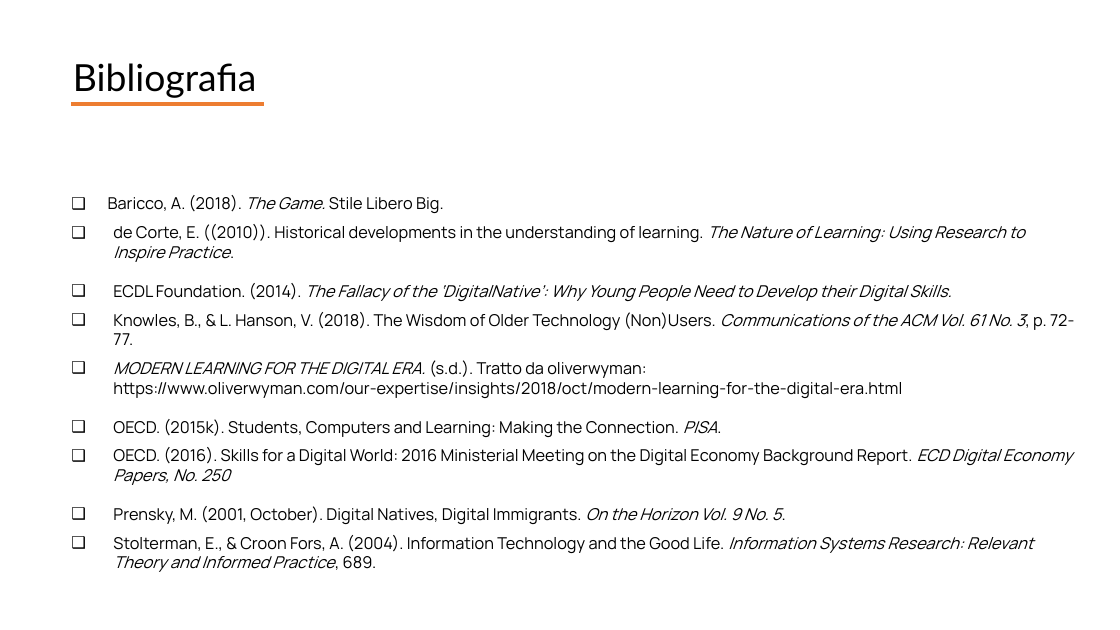
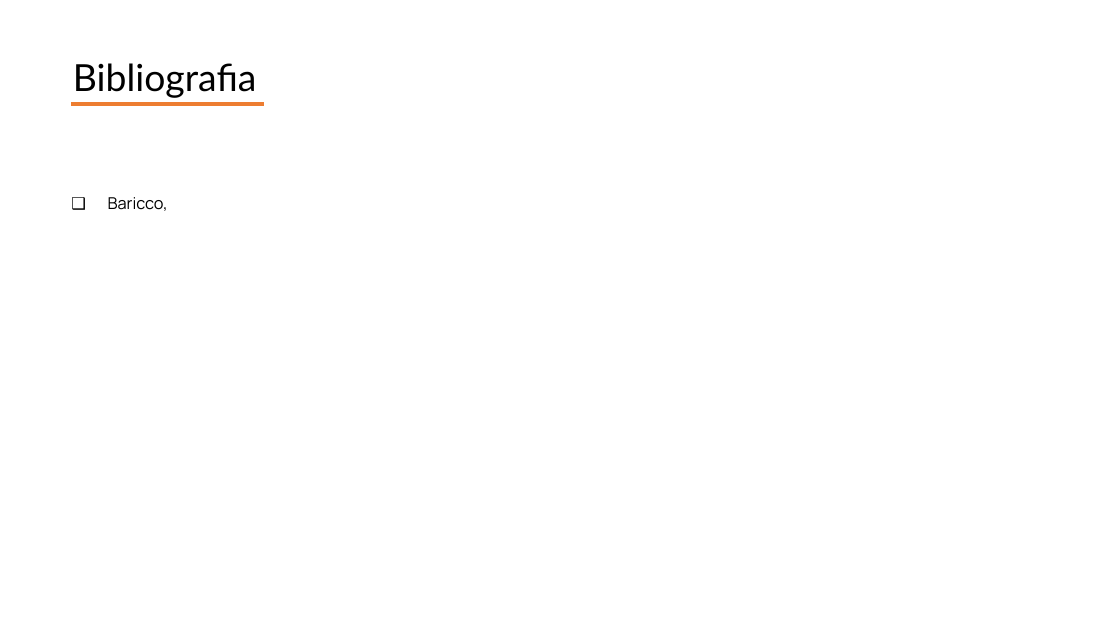
Before and after one commit to giocoal/air-quality-milano-interactive-data-visualization-tableau, a slide deck: slide 20 of Report/Report_progetto_Carbone_Cavallaro_Marconzini_Scuri.pptx (slide 12 before the commit). Drawn at 1120x630 pixels with LibreOffice and Linux fonts; fonts in the diff are those of the drawing. Boxes give left, top, right and bottom in pixels: in the first picture for what was removed or moved away, otherwise in the second. Text is boxed around its words. In the diff, an @@ line names an element or a change of style, - is before the commit and + after.

Commit message:
ppt

```diff
--- a/Report/Report_progetto_Carbone_Cavallaro_Marconzini_Scuri.pptx
+++ b/Report/Report_progetto_Carbone_Cavallaro_Marconzini_Scuri.pptx
@@ text removed at (108, 195, 1074, 572) @@
-❑ Baricco, A. (2018). The Game. Stile Libero Big.
-❑ de Corte, E. ((2010)). Historical developments in the understanding of learning. The Nature of Learning: Using Research to Inspire Practice.
-❑ ECDL Foundation. (2014). The Fallacy of the ‘DigitalNative’: Why Young People Need to Develop their Digital Skills.
-❑ Knowles, B., & L. Hanson, V. (2018). The Wisdom of Older Technology (Non)Users. Communications of the ACM Vol. 61 No. 3, p. 72-77.
-❑ MODERN LEARNING FOR THE DIGITAL ERA. (s.d.). Tratto da oliverwyman: https://www.oliverwyman.com/our-expertise/insights/2018/oct/modern-learning-for-the-digital-era.html
-❑ OECD. (2015k). Students, Computers and Learning: Making the Connection. PISA.
-❑ OECD. (2016). Skills for a Digital World: 2016 Ministerial Meeting on the Digital Economy Background Report. ECD Digital Economy Papers, No. 250
-❑ Prensky, M. (2001, October). Digital Natives, Digital Immigrants. On the Horizon Vol. 9 No. 5.
-❑ Stolterman, E., & Croon Fors, A. (2004). Information Technology and the Good Life. Information Systems Research: Relevant Theory and Informed Practice, 689.
```
Also in this commit, not shown: 5 other slides changed, 9 slides added, 1 slide removed.
